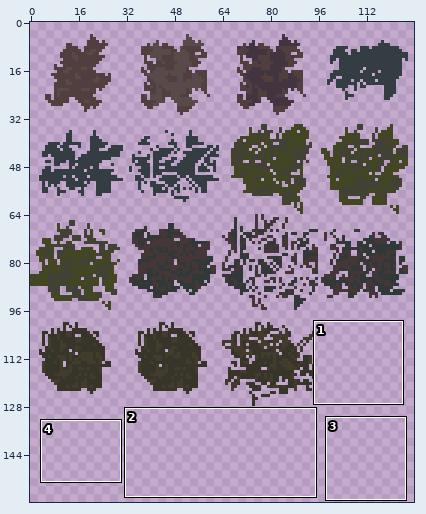
Two states of a sprite sheet, GarbagemanDemo/assets/Garbage/genericGarbage.png. Above: a wide view before the commit, with the close-up outlined.
Close-up. Before:
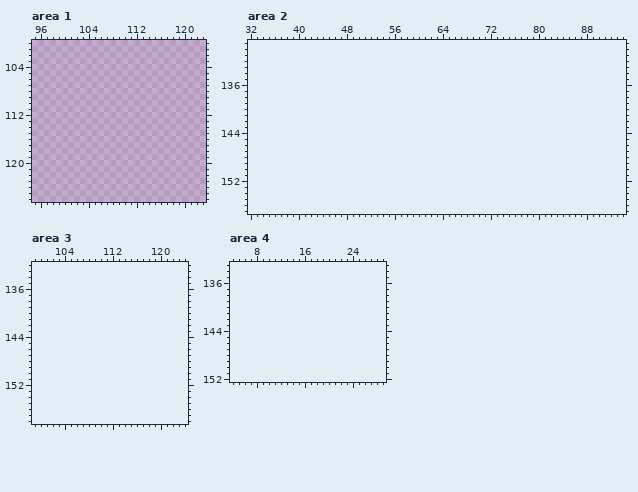
The file is 128x128 pixels. Colours within 5 levels of each other are drawn and written as one. Shown: area 1: x 95..123, y 100..126; area 2: x 32..94, y 129..157; area 3: x 99..124, y 132..158; area 4: x 4..29, y 133..152. The old version is drawn lined up with the new one, on the new canvas.
After the commit:
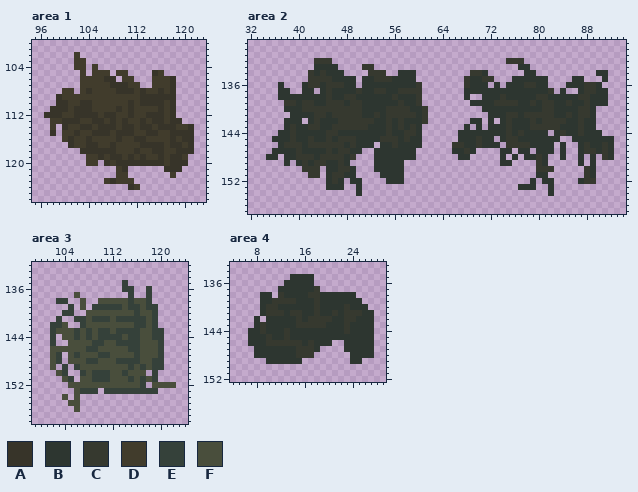
Palette (. is transparent): A #373429  B #2d3630  C #36392f  D #413c2c  E #35413a  F #494e3c
What changed:
canvas 128x128 -> 128x160
--- area 1
@@ x 95..123 @@
 101 .............................
-102 .............................
-103 .............................
-104 .............................
-105 .............................
-106 .............................
-107 .............................
-108 .............................
-109 .............................
-110 .............................
-111 .............................
-112 .............................
-113 .............................
-114 .............................
-115 .............................
-116 .............................
-117 .............................
-118 .............................
-119 .............................
-120 .............................
-121 .............................
-122 .............................
-123 .............................
-124 .............................
+102 .......D.....................
+103 .......DD....................
+104 .......DD.D..................
+105 ........D.DDD.DD....AD.......
+106 ........DDDDAA.DD...DDDA.....
+107 ........DDDDDAAADD..DDDA.....
+108 .....DD.DADDDDAAADADDADA.....
+109 ....ADDDDDDDDDDDDDAAAAAA.....
+110 ....AADDAADDDDDDADAAAADA.....
+111 ...AAADAAADDDDADADDDDADA.....
+112 ..AAADDAAAADAADDADDAAADA.....
+113 ...DDAAADDAADADADDADAADAA....
+114 ...D.ADDAADAAADAADAADAAADDA..
+115 ...A.DDADDAAADAAADDAADDAAAA..
+116 .....DADDADDDDADDAADDDDADAA..
+117 ......ADDAADDADDDDAAAADAADA..
+118 ........AAAAAADDDADDAADDAAA..
+119 .........DDADAADADADDADAAD...
+120 .........DD.ADAAAAAAAADAAA...
+121 ..............DA......AAA....
+122 ..............DD.......D.....
+123 ............DADDD............
+124 ................AD...........
 125 .............................
--- area 2
@@ x 32..94 @@
 131 ...............................................................
-132 ...............................................................
-133 ...............................................................
-134 ...............................................................
-135 ...............................................................
-136 ...............................................................
-137 ...............................................................
-138 ...............................................................
-139 ...............................................................
-140 ...............................................................
-141 ...............................................................
-142 ...............................................................
-143 ...............................................................
-144 ...............................................................
-145 ...............................................................
-146 ...............................................................
-147 ...............................................................
-148 ...............................................................
-149 ...............................................................
-150 ...............................................................
-151 ...............................................................
-152 ...............................................................
-153 ...............................................................
-154 ...............................................................
+132 ...........CCC.............................CCC.................
+133 ...........BBBB....CC........................BB................
+134 ..........CBCBBB....CCC..BBB.........CCB......BB..........BB...
+135 ..........CCCCBBBB.BBCCCBBBB........CBBCC...BBBBBB....BB...B...
+136 .....B...BCCBCCCBB.BBBBBBBBBC.......CBBB.B.BBBCCBB...BBBCCB....
+137 .....BB..BB.BCBBBBCBBCCBBCCCC.......BBBBBBBBBBBBBBC.B..BCCBB...
+138 .....BBBBBBBBCBBCCBBBBBBCBBBC.......B..BBBCBBBBBCCBBBBBCCBBB...
+139 ......CCBCCBBCCCBCCBBBBBBCBBC........BBBBCCCCBBCBCCBBCBBCBBB...
+140 ......BBBCCCCCCCCCCBBBBCCCCBBC.........BBBBBBBBBBCCBBBBCCB.....
+141 .......BBBBCCBCCCCCBBCBCCCCCBC..........BBBCCBCCCCCBBCBCCB.....
+142 ......BBB.BCBBBCCCCCCBBCBCBBBC.......BB.B.BCBBBCBCCCCBBCBB.....
+143 ......BCBBCCBBCCCCCCBBBCBCBCB.......B.B.BBBCBBBCCCCCBBBCBB.....
+144 .....BBCBBBBBCCBBBBBBBBCBBCCB......BBBBBBBBCBCBBBB.BCBBCBBB....
+145 ....BBBCBBCBBCBCCCBBBBCCCBCBB......BBBCBB.BCCBBBBBBB..BBBBBBB..
+146 .....BCCCBCCCCCCBCBBB.BBCBBBB.....CCBBCBBB.CCCCBBBB.B..BCBBCB..
+147 ....BBBBCBBBBCBCCBB..BBBBBBB......BBCB....BB.BB.BBB.B..BCCBCB..
+148 ...BB.BBCCCBCCCCBC...BBBBBBB.......BB.....B.B.BBCB..B..B.B.CB..
+149 ......B.BCBCCBBCB....BBBBB................BB....CB.....B.B.....
+150 .........CCC.BBCCB...BBBBB......................CCC.....CB.....
+151 ..........CC.BCCBB....BBBB......................BB......CB.....
+152 .............BCB.BB....BBB.....................B.BB....BCC.....
+153 .............BBB..B..........................BBB..B............
+154 ..................B...............................B............
 155 ...............................................................
--- area 3
@@ x 99..124 @@
 134 ..........................
-135 ..........................
-136 ..........................
-137 ..........................
-138 ..........................
-139 ..........................
-140 ..........................
-141 ..........................
-142 ..........................
-143 ..........................
-144 ..........................
-145 ..........................
-146 ..........................
-147 ..........................
-148 ..........................
-149 ..........................
-150 ..........................
-151 ..........................
-152 ..........................
-153 ..........................
-154 ..........................
-155 ..........................
-156 ..........................
+135 ...............E..........
+136 ...............EE..E......
+137 .......F........E..E......
+138 ....EE..F..FFFFFEFFE......
+139 ......E.F.EEEEEFEEFEE.....
+140 .....EE..FFFFFFFFEFFE.....
+141 ....E..EEFEEEFEEEEEFE.....
+142 ...EEF..EFFFFFFFFEEFE.....
+143 ...EFFFEFEFEEFEEEEFFEE....
+144 ...E.FFEFEFEEEEFEEFFEE....
+145 ...E..FFFFEEFFEEEEFFFE....
+146 ...FFFFFFEEFFFFFEEFFFE....
+147 ...FE.FEFFFEEFFFFEFFFE....
+148 ...FE.FFFEEFFFEEEEFFEE....
+149 ...F.E.EFFFFFFFFEFEFEE....
+150 ....FE..EFEEEFFEFFF.E.....
+151 .....FE.FFEEEFFFEFEFE.....
+152 ......FFFFFFFFFFFFE.FFFF..
+153 .......FEEE.EEEEEEEEE.....
+154 .....F.F..................
+155 ......FF..................
+156 .......F..................
 157 ..........................
--- area 4
@@ x 4..29 @@
 134 ..........................
-135 ..........................
-136 ..........................
-137 ..........................
-138 ..........................
-139 ..........................
-140 ..........................
-141 ..........................
-142 ..........................
-143 ..........................
-144 ..........................
-145 ..........................
-146 ..........................
-147 ..........................
-148 ..........................
-149 ..........................
+135 ..........BBBB............
+136 .........BBBBB............
+137 ........BBBBBBC...........
+138 .....BB.CBBBBCCBBBBBB.....
+139 .....BBCCCCBBBCBBBBBBB....
+140 .....BCCBBBBBBCBBBBCBBB...
+141 .....BCCCBCCBBCBBCBCCCBB..
+142 ....B.BBBBBCBCCCCBBCCBBB..
+143 ....BCBBBBBCCCCCBBBCBBBB..
+144 ...BBCBBBCBBBBBBBBBCBBBB..
+145 ...BBBCBBCBBBBBBBBBBBBBB..
+146 ...BBBCCCCCCBCBBB..BBBBB..
+147 ....BBBBBBBCCCB....BBBBB..
+148 ....BBBBBBBCCC......BBBB..
+149 ......BBBBBB........BB....
 150 ..........................
Boxes around the changes in both close-ups, in picture pixels (x1, y1, x2, y2):
added: (44, 52, 194, 190)
added: (266, 58, 428, 196)
added: (452, 58, 614, 196)
added: (50, 280, 176, 412)
added: (248, 274, 374, 364)
